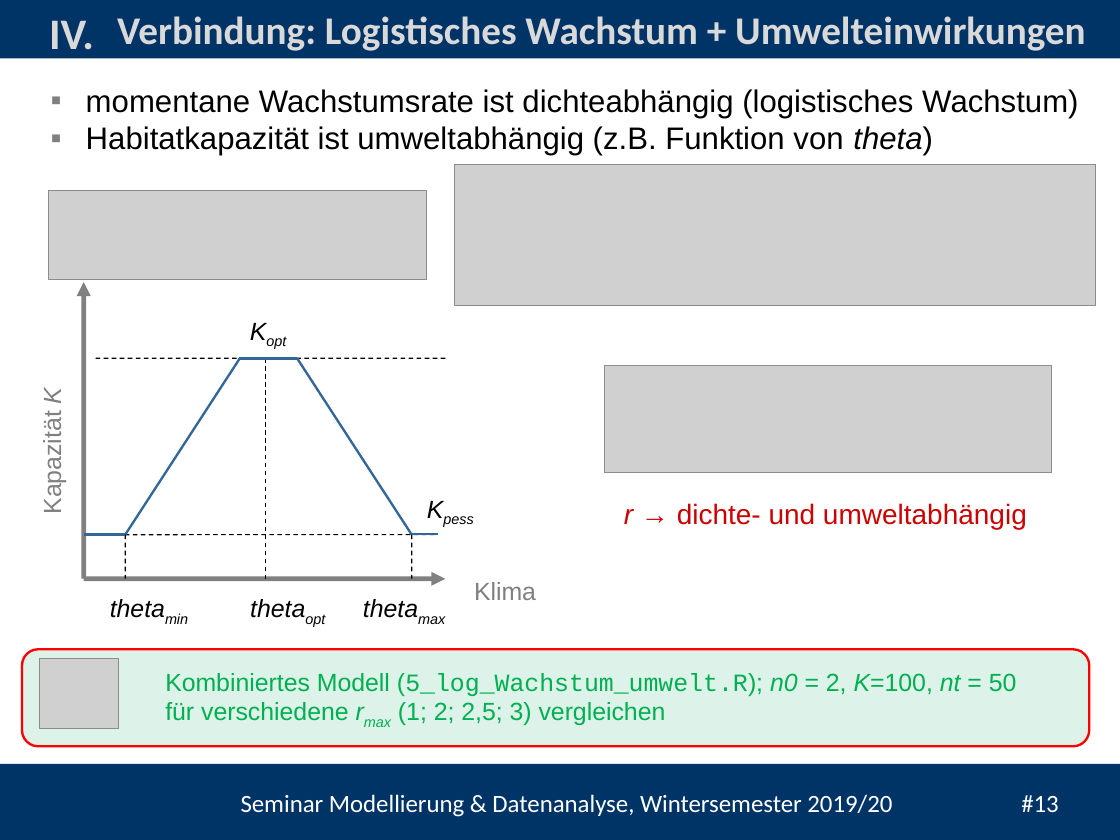
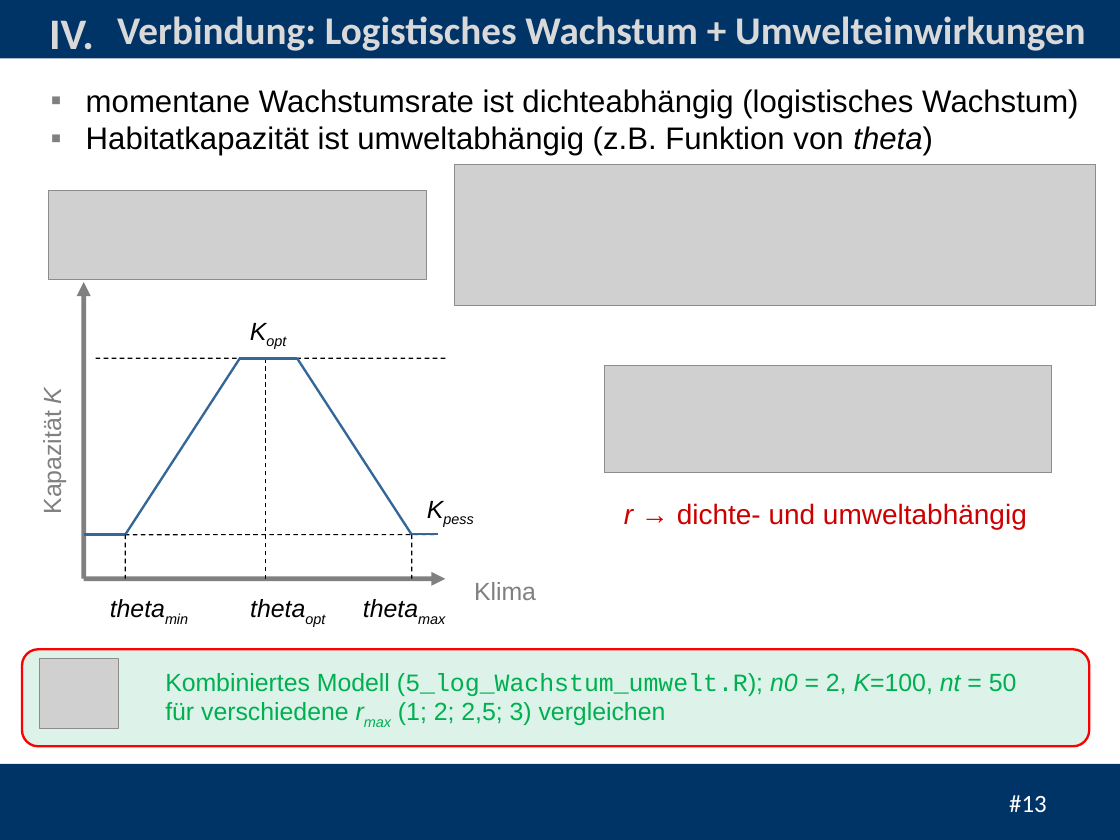
Before and after one commit to heistermann/Einf_Modellierung, a slide deck: slide 13 of Termin_3/folien/Termin_3_Populationsmodelle.pptx. Drawn at 1120x840 pixels with LibreOffice and Linux fonts; fonts in the diff are those of the drawing; grey boxes stand for pictures; background and template pictures are left out. Boxes give left, top, right and bottom in pixels: in the first picture for what was removed or moved away, otherwise in the second. Text is boxed around its words. In the diff, an @@ line names an element or a change of style, - is before the commit and + after.

```diff
--- a/Termin_3/folien/Termin_3_Populationsmodelle.pptx
+++ b/Termin_3/folien/Termin_3_Populationsmodelle.pptx
@@ text removed at (241,794,1059,817) @@
-Seminar Modellierung & Datenanalyse, Wintersemester 2019/20 #13
@@ page number added at (1009,795,1046,812), 16 pt, text #FFFFFF @@
+#13
```
Also in this commit, not shown: 14 other slides changed, 1 slide added, 1 slide removed, 1 other file.
